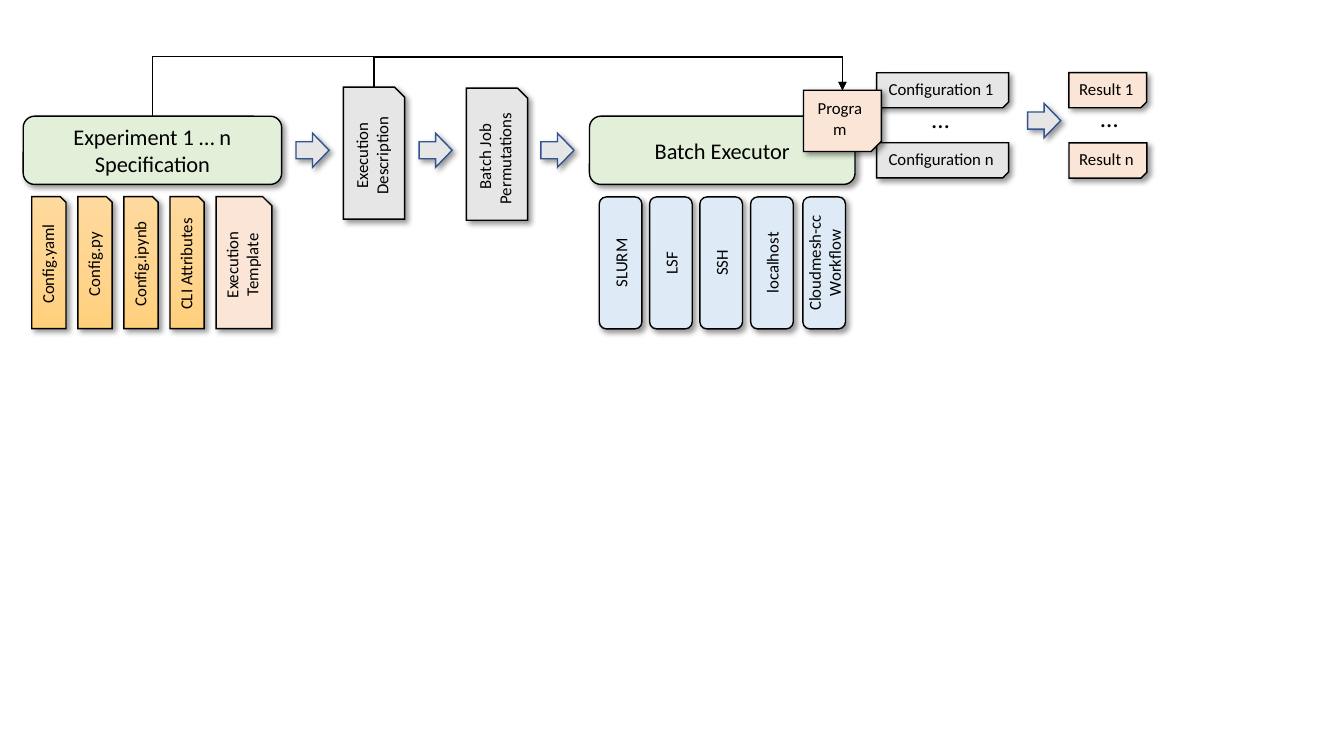
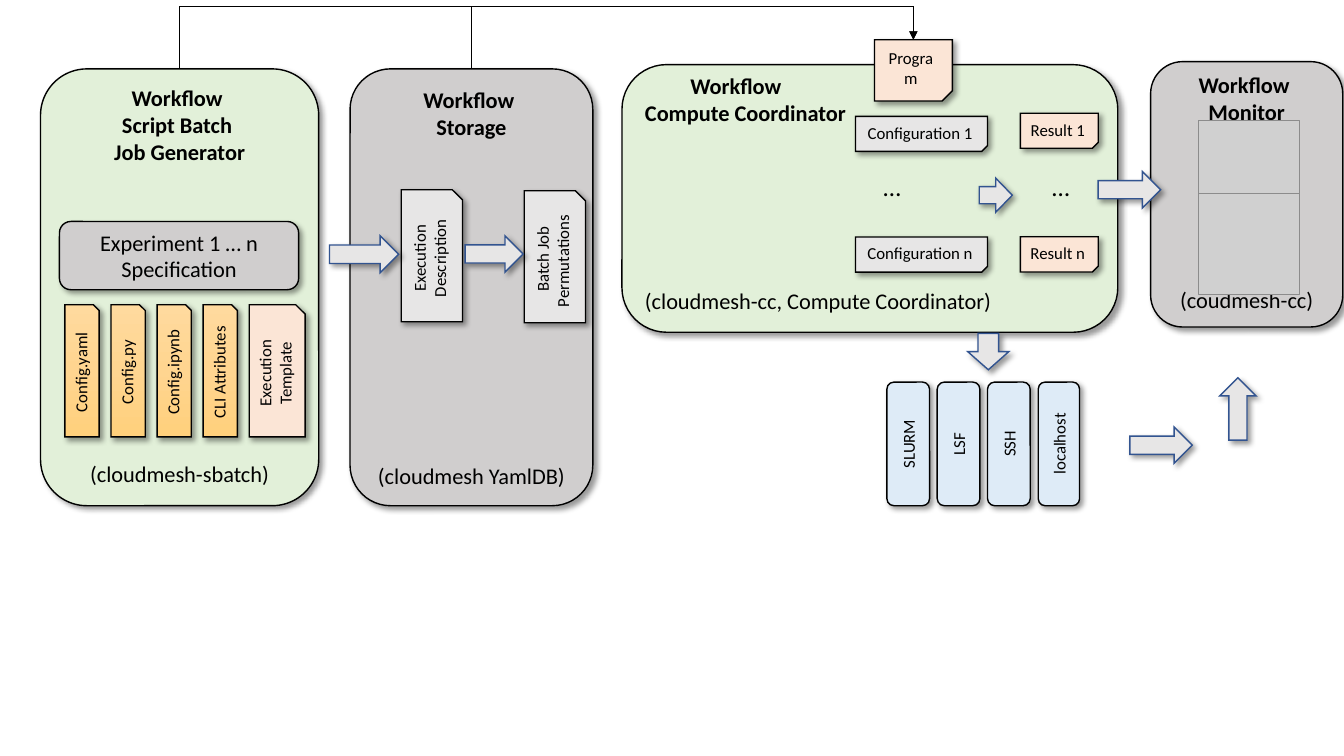
Before and after one commit to cyberaide/paper-frontiers, a slide deck: slide 2 of images/cloudmesh-cc-arch.pptx. Drawn at 1344x756 pixels with LibreOffice and Linux fonts; fonts in the diff are those of the drawing; grey boxes stand for pictures. Boxes give left, top, right and bottom in pixels: in the first picture for what was removed or moved away, otherwise in the second. Text is boxed around its words. In the diff, an @@ line names an element or a change of style, - is before the commit and + after.

```diff
--- a/images/cloudmesh-cc-arch.pptx
+++ b/images/cloudmesh-cc-arch.pptx
@@ elbow arrow moved from (152, 116) - (843, 91) to (179, 69) - (913, 39) @@
@@ elbow arrow moved from (374, 87) - (843, 91) to (472, 69) - (913, 39) @@
@@ snip rect "Program" moved from (x1=804, y1=90, x2=881, y2=151) to (x1=875, y1=39, x2=953, y2=101) @@
@@ rounded rectangle added at (x1=40, y1=69, x2=319, y2=505), fill #E2F0D9, outline #000000 1 pt, 16 pt, text #000000, bold @@
+Workflow
+Script Batch
+Job Generator
+(cloudmesh-sbatch)
@@ rounded rectangle added at (x1=350, y1=69, x2=593, y2=505), fill #D0CECE, outline #000000 1 pt, 16 pt, text #000000 @@
+Workflow
+Storage
+(cloudmesh YamlDB)
@@ rounded rectangle added at (x1=622, y1=65, x2=1118, y2=332), fill #E2F0D9, outline #000000 1 pt, 16 pt, text #000000 @@
+Workflow
+Compute Coordinator
+(cloudmesh-cc, Compute Coordinator)
@@ rounded rectangle added at (x1=1151, y1=62, x2=1344, y2=327), fill #D0CECE, outline #000000 1 pt, 16 pt, text #000000, bold @@
+Workflow
+Monitor
+(coudmesh-cc)
@@ rounded rectangle removed at (x1=590, y1=116, x2=855, y2=185) @@
-Batch Executor
@@ snip rect "Configuration 1" moved from (x1=877, y1=73, x2=1009, y2=108) to (x1=856, y1=116, x2=988, y2=151) @@
@@ snip rect "Result 1" moved from (x1=1070, y1=73, x2=1147, y2=108) to (x1=1021, y1=113, x2=1099, y2=148) @@
@@ picture added at (x1=1199, y1=121, x2=1300, y2=222) @@
@@ text "…" moved from (x1=923, y1=98, x2=961, y2=138) to (x1=874, y1=166, x2=912, y2=207) @@
@@ right arrow moved from (x1=1028, y1=104, x2=1062, y2=138) to (x1=979, y1=178, x2=1012, y2=213) @@
@@ text "…" moved from (x1=1091, y1=98, x2=1129, y2=138) to (x1=1043, y1=166, x2=1081, y2=207) @@
@@ right arrow added at (x1=1099, y1=171, x2=1162, y2=208), fill #E7E6E6, outline #325491 1 pt @@
@@ snip rect "Execution" moved from (x1=344, y1=87, x2=405, y2=219) to (x1=401, y1=190, x2=463, y2=322) @@
@@ snip rect "Batch Job Permutations" moved from (x1=467, y1=88, x2=528, y2=220) to (x1=524, y1=191, x2=586, y2=323) @@
@@ rounded rectangle removed at (x1=803, y1=197, x2=845, y2=329) @@
-Cloudmesh-cc
-Workflow
@@ picture added at (x1=1199, y1=194, x2=1300, y2=294) @@
@@ rounded rectangle "Experiment 1 … n Specification" resized from (x1=23, y1=116, x2=281, y2=185) to (x1=59, y1=222, x2=298, y2=290) @@
@@ rounded rectangle "Experiment 1 … n Specification" at (x1=59, y1=222, x2=298, y2=290): fill #E2F0D9 to #D0CECE @@
@@ right arrow resized from (x1=296, y1=133, x2=330, y2=167) to (x1=330, y1=236, x2=399, y2=273) @@
@@ right arrow resized from (x1=419, y1=133, x2=453, y2=167) to (x1=465, y1=236, x2=523, y2=272) @@
@@ snip rect "Configuration n" moved from (x1=877, y1=143, x2=1009, y2=178) to (x1=856, y1=237, x2=988, y2=272) @@
@@ snip rect "Result n" moved from (x1=1070, y1=143, x2=1147, y2=178) to (x1=1020, y1=237, x2=1098, y2=272) @@
@@ 5 snip rects moved together from (x1=32, y1=197, x2=271, y2=329) to (x1=65, y1=304, x2=304, y2=437) @@
@@ right arrow added at (x1=967, y1=333, x2=1009, y2=370), fill #E7E6E6, outline #325491 1 pt @@
@@ rounded rectangle "SLURM" resized from (x1=599, y1=197, x2=642, y2=329) to (x1=888, y1=382, x2=930, y2=506) @@
@@ rounded rectangle "LSF" resized from (x1=650, y1=197, x2=692, y2=329) to (x1=938, y1=382, x2=981, y2=506) @@
@@ rounded rectangle "SSH" resized from (x1=700, y1=197, x2=743, y2=329) to (x1=989, y1=382, x2=1031, y2=506) @@
@@ rounded rectangle "localhost" resized from (x1=751, y1=197, x2=793, y2=329) to (x1=1038, y1=382, x2=1080, y2=506) @@
@@ right arrow added at (x1=1220, y1=378, x2=1256, y2=441), fill #E7E6E6, outline #325491 1 pt @@
@@ right arrow resized from (x1=541, y1=133, x2=575, y2=167) to (x1=1130, y1=427, x2=1193, y2=464) @@
```
Also in this commit, not shown: 1 other slide changed, 2 other files.
